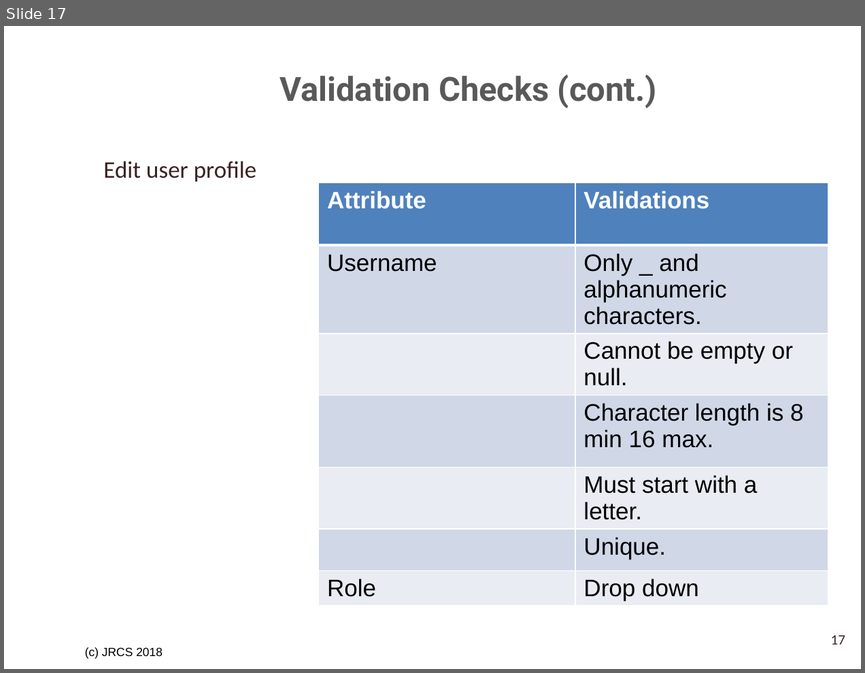
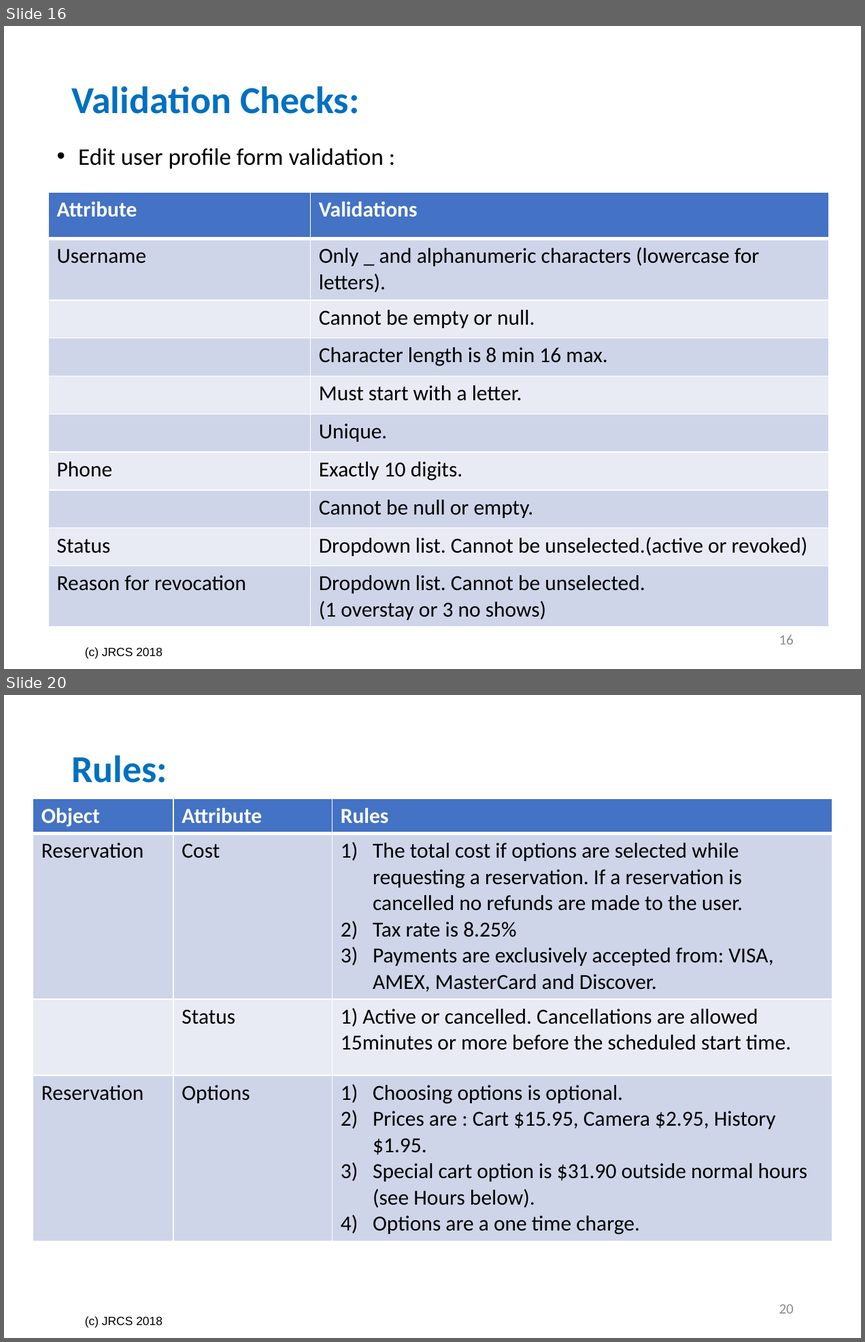
Before and after one commit to SrihariShastry/UTA_Parking, a slide deck: Project_Analysis_Team_3/Validation Checks and Rules Tables.pptx. Shown one above the other, each under a label of ours: slide 17 before the commit, slides 16 and 20 after it; the slides between them are not shown. The pictures are 865x673 and 865x1342 pixels, drawn with LibreOffice and Linux fonts; fonts in the diff are those of the drawing; background and template pictures are left out. Boxes give left, top, right and bottom in pixels: in the first picture for what was removed or moved away, otherwise in the second. Text is boxed around its words. In the diff, an @@ line names an element or a change of style, - is before the commit and + after.

Commit message:
Reviewed validations and rules ppt

```diff
--- a/Project_Analysis_Team_3/Validation Checks and Rules Tables.pptx
+++ b/Project_Analysis_Team_3/Validation Checks and Rules Tables.pptx
@@ slide 20 added at [4,695,861,1338], background #FFFFFF; not listed: 1 template element that a slide beside it also shows @@
@@ title added at [71,755,167,783], 32 pt, text #0070C0, bold @@
+Rules:
@@ table added at [33,798,832,1237], 4 rows, 3 columns @@
+Object | Attribute | Rules
+Reservation | Cost | The total cost if options are selected while requesting a reservation. If a reservation is cancelled no refunds are made to the user. / Tax rate is 8.25% / Payments are exclusively accepted from: VISA, AMEX, MasterCard and Discover.
+ | Status | 1) Active or cancelled. Cancellations are allowed 15minutes or more before the scheduled start time.
+Reservation | Options | Choosing options is optional. / Prices are : Cart $15.95, Camera $2.95, History $1.95. / Special cart option is $31.90 outside normal hours (see Hours below). / Options are a one time charge.
@@ page number added at [779,1304,793,1313], 12 pt, text #8C8C8C @@
+20
@@ what was slide 17 is now slide 16 @@
@@ slide 16 changed as well @@
@@ title at [71,86,359,114]: text changed; size 28 to 32 pt; font Roboto to Calibri; text colour #595959 to #0070C0 @@
-Validation Checks (cont.)
+Validation Checks:
@@ text at [78,148,383,169]: text changed; text colour #3A2222 to #000000 @@
-Edit user profile
+• Edit user profile form validation :
@@ table at [49,192,829,626] @@
-row 2, column 2: Only _ and alphanumeric characters.
+row 2, column 2: Only _ and alphanumeric characters (lowercase for letters).
-row 7: Role | Drop down
+row 7: Phone | Exactly 10 digits.
+row 8:  | Cannot be null or empty.
+row 9: Status | Dropdown list. Cannot be unselected.(active or revoked)
+row 10: Reason for revocation | Dropdown list. Cannot be unselected. / (1 overstay or 3 no shows)
@@ table: place and size @@
-table at [318,183,828,603]
+table at [49,192,829,626]
@@ page number added at [779,635,793,644], 12 pt, text #8C8C8C @@
+16
@@ page number removed at [831,635,845,644] @@
-17
```
Also in this commit, not shown: 10 other slides changed, 10 other slides added, 13 slides removed, 9 other files.
